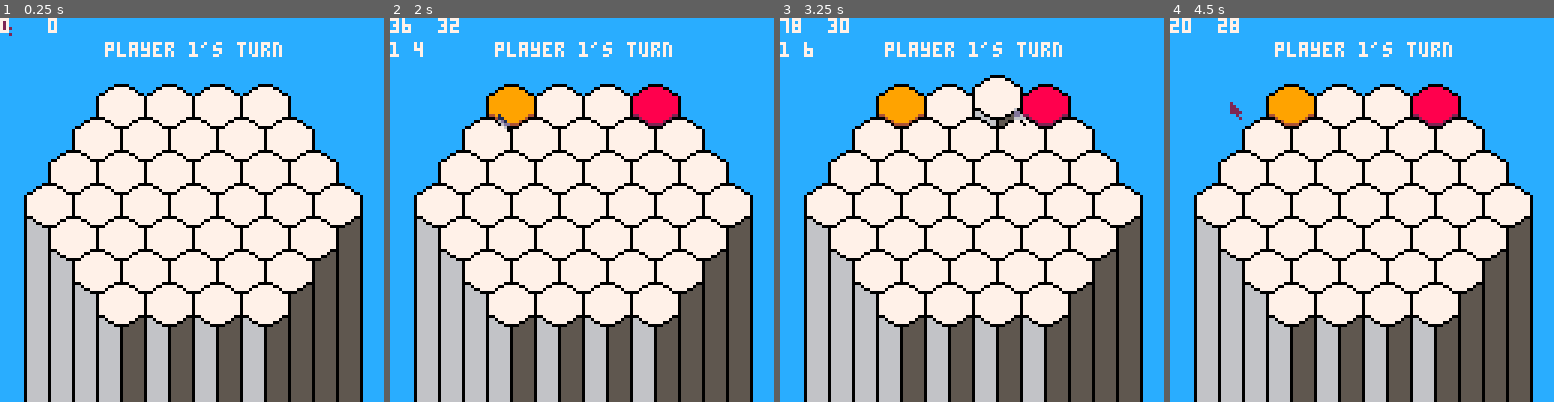
Above: before the commit, frames 1-4 (left to right).
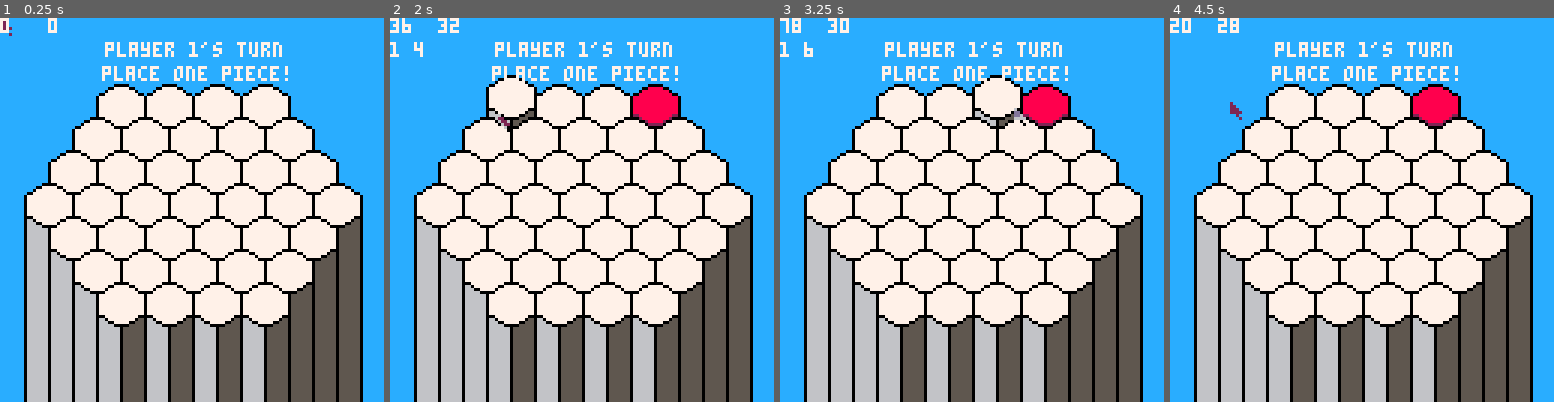
Above: after the commit, the same moments.

Repository: austin-m2/PICO-8-Carts
Game: PICO-8 cartridge bloom.p8
The game is run twice, just before and just after one commit, with the same random seed, the same clock (stepped at 60 frames per second) and the same inputs.
Inputs (mouse positions are in pixels of both pictures, inside the frame that each line leads up to):
- Up to frame 1 (0.25 s): no input
- Up to frame 2 (2 s): tap X (X key) at 0.33, 1.07, 1.85 s; click (670, 121) at 0.67 s; tap O (Z key) at 0.7, 1.7 s; click (436, 267) at 1.22 s; hold Right from 1.6 s (still down); hold P2 Left from 1.6 s (still down); click (497, 114) at 1.77 s
- Up to frame 3 (3.25 s): release Right at 2.1 s; release P2 Left at 2.1 s; tap O (Z key) at 2.1, 2.5, 2.9 s; hold Up 2.15-2.42 s; hold P2 Down 2.15-2.42 s; click (952, 259) at 2.32 s; hold Right 2.47-3.03 s; hold P2 Left 2.47-3.03 s; click (1014, 106) at 2.87 s; tap X (X key) at 2.97 s; hold Left from 3.08 s (still down); hold P2 Right from 3.08 s (still down)
- Up to frame 4 (4.5 s): tap O (Z key) at 3.3, 3.7, 4.1 s; click (1465, 256) at 3.42 s; release Left at 3.58 s; release P2 Right at 3.58 s; hold Down 3.63-3.97 s; hold P2 Up 3.63-3.97 s; click (1231, 102) at 3.97 s; hold Right from 4.02 s (still down); hold P2 Left from 4.02 s (still down); tap X (X key) at 4.08 s

The runs differ from the first frame. In frame 1, 0.8% of the frame differs, in the area x 26-75%, y 12-17%; in frame 2, 2.1%, in the area x 25-75%, y 12-29%; in frame 3, 1.7%; in frame 4, 1.7%.

Commit message:
Update bloom.p8
Implemented creation of bloom tables

Diff:
--- a/bloom.p8
+++ b/bloom.p8
@@ -115,6 +115,8 @@
 	init_keys()
 	mouse_init()
 	cells_init()
+
+  gamestate = "turn1"
 end
 
 function _update60()
@@ -181,6 +183,46 @@
 end
 
 function game_update()
+
+  if (gamestate == "turn1") then
+    if (is_pressed(4)) colorchoice = 1
+    if (is_pressed(5)) colorchoice = 2
+
+    --check whether a piece should be put down
+    if (is_pressed(6)) then
+      if (curr_mouse_to_cell != nil and board[curr_mouse_to_cell[1]][curr_mouse_to_cell[2]] == 0)  then
+        if ((p1choice1 == nil and p1choice2 == nil and colorchoice == 1) or (p1choice1 == nil and p1choice2 == nil and colorchoice == 2)) then --put a piece down!
+          board[curr_mouse_to_cell[1]][curr_mouse_to_cell[2]] = colorchoice
+          if (colorchoice == 1) then
+            p1choice1 = curr_mouse_to_cell
+          elseif (colorchoice == 2) then
+            p1choice2 = curr_mouse_to_cell
+          end
+        end
+      end
+    end
+
+    --check whether the player is trying to delete their pieces (lshift)
+    if (btn(4, 1)) then
+      if (p1choice1 != nil) then
+        board[p1choice1[1]][p1choice1[2]] = 0
+        p1choice1 = nil
+      end
+      if (p1choice2 != nil) then
+        board[p1choice2[1]][p1choice2[2]] = 0
+        p1choice2 = nil
+      end
+    end
+
+    --check whether the player wants to end their turn
+    if (btnp(5,1) and (p1choice1 != nil or p1choice2 != nil)) then
+        gamestate = "p1top2"
+        p1choice1 = nil
+        p1choice2 = nil
+        colorchoice = 0
+    end
+  end
+
   if (gamestate == "player1") then
     if (is_pressed(4)) colorchoice = 1
     if (is_pressed(5)) colorchoice = 2
@@ -212,7 +254,7 @@
     end
 
     --check whether the player wants to end their turn
-    if (btnp(5,1)) then
+    if (btnp(5,1) and (p1choice1 != nil or p1choice2 != nil)) then
         gamestate = "p1top2"
         p1choice1 = nil
         p1choice2 = nil
@@ -251,7 +293,7 @@
     end
 
     --check whether the player wants to end their turn
-    if (btnp(5,1)) then
+    if (btnp(5,1) and (p2choice3 != nil or p2choice4 != nil)) then
         gamestate = "p2top1"
         p2choice3 = nil
         p2choice4 = nil
@@ -260,6 +302,43 @@
   end
 
   if (gamestate == "p1top2") then
+    bloomtable = {}
+    for i = 1, 7 do
+      for j = 1, 7 do
+        if (board[i][j] > 0)  then --a piece is here!
+          --check if this piece is already in a bloom we know about
+          found = false
+          for bloomy in all(bloomtable) do
+            for piece in all(bloomy) do
+              if (piece[1] == i and piece[2] == j) then
+                found = true
+              end
+            end
+          end
+
+          --only add enemy blooms to the table
+          if ((not found) and (board[i][j] == 3 or board[i][j] == 4)) then
+            bloom = {}
+            findbloom(i, j, bloom)
+            add(bloomtable, bloom)
+          end
+        end
+      end
+    end
+
+    --print blooms for debug
+--[[
+    printh(" ")
+    for bloom in all(bloomtable) do
+     for piece in all(bloom) do
+      printh(piece[1].." "..piece[2])
+     end
+     printh(" ")
+    end
+]]
+
+    --now we have a table containing all the enemy blooms on the board!
+
     gamestate = "player2"
   end
 
@@ -361,6 +440,10 @@
 
 
 function text_draw()
+    if (gamestate == "turn1") then
+      print("player 1's turn", 35, 8, 7)
+      print("place one piece!", 34, 16, 7)
+    end
     if (gamestate == "player1") then
         print("player 1's turn", 35, 8, 7)
     elseif (gamestate == "player2") then
@@ -440,6 +523,36 @@
   if (c == 2) return 8
   if (c == 3) return 11
   if (c == 4) return 13
+end
+
+
+--make sure to pass in an empty table
+function findbloom(i, j, bloom)
+  --printh("findbloom "..i.." "..j)
+  --check if piece is already in bloom
+  for piece in all(bloom) do
+    if (piece[1] == i and piece[2] == j) return
+  end
+
+  --piece is not already in bloom! so add it~
+  add(bloom, {i, j})
+  piececolor = board[i][j]
+
+  --look for same-color pieces around this piece
+  if (j > 1 and board[i][j - 1] == piececolor) findbloom(i, j - 1, bloom)
+  if (i < 7 and j > 1 and board[i + 1][j - 1] == piececolor) findbloom(i + 1, j - 1, bloom)
+  if (i < 7 and board[i + 1][j] == piececolor) findbloom(i + 1, j, bloom)
+  if (j < 7 and board[i][j + 1] == piececolor) findbloom(i, j + 1, bloom)
+  if (i > 1 and j < 7 and board[i - 1][j + 1] == piececolor) findbloom(i - 1, j + 1, bloom)
+  if (i > 1 and board[i - 1][j] == piececolor) findbloom(i - 1, j, bloom)
+
+--[[
+  for piece in all(bloom) do
+   printh("("..piece[1]..","..piece[2]..") ")
+  end
+  printh("piececolor: "..piececolor)
+  printh(" ")
+]]
 end
 
 
